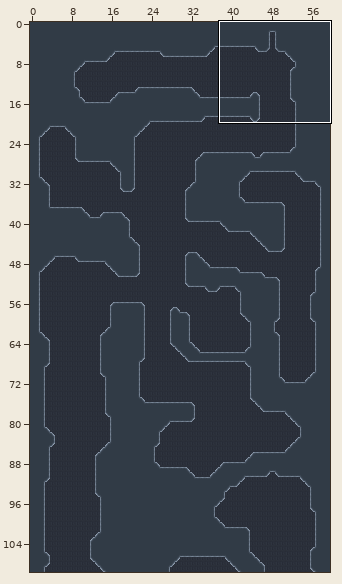
Tiled map: assets/map/level00.tmx. Above: a wide view before the commit, with the close-up outlined.
Close-up. Before the edit:
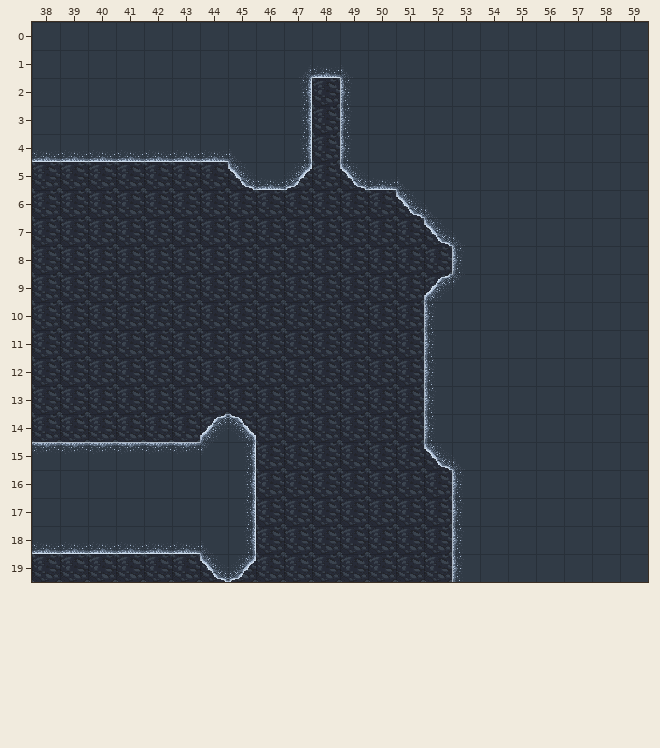
Cells are 32x32 px. Shown: x 38..59, y 0..19. The commit also changed other parts of the map, which this record leaves out.
Once edited:
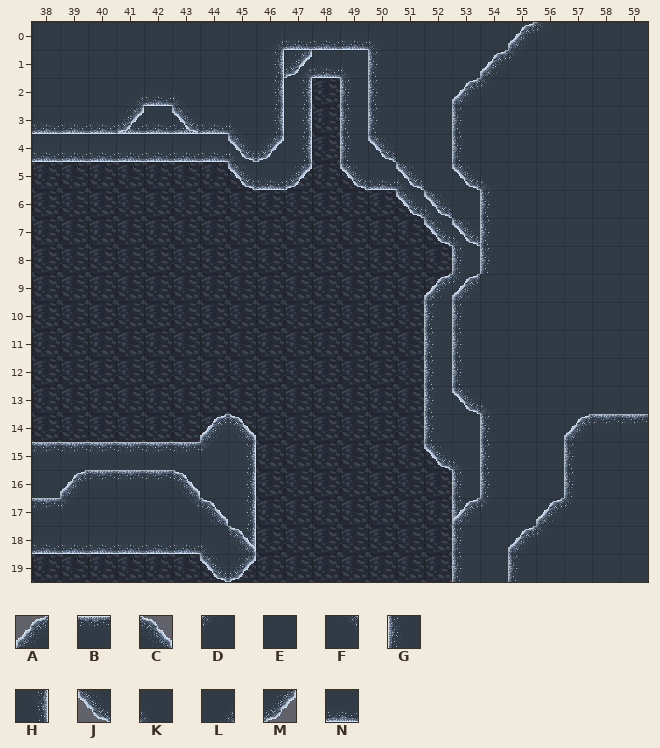
Key: from "slopes": A 11, B 12, C 14, D 20, E 21, F 23, G 28, H 33, J 37, K 38, L 41, M 42, N 48.
_ is an empty cell, . an unchanged one.
Tiles of an added or newly shown layer are drawn over the layers below it.
Difference:
--- layer "background"
@@ x 41..43 @@
- 3 E.E
+ 3 N.N
--- layer "forground" (added)
@@ x 38..59 @@
- 0 ........_____....__...
- 1 ........__.._...__....
- 2 ...___.._..._..__.....
- 3 _________..._.._......
- 4 .......__..._.._......
- 5 ............._.__.....
- 6 .............._._.....
- 7 ...............__.....
- 8 ................_.....
- 9 ..............._......
-10 ..............._......
-11 ..............._......
-12 ..............._......
-13 ...............__.....
-14 ................_..___
-15 ................_.._..
-16 ._____.........._.._..
-17 __...__........__.__..
-18 ......._.........__...
-19 ................._....
+ 0 ........LNNNK....AD...
+ 1 ........HM..G...AD....
+ 2 ...LNK..H...G..AD.....
+ 3 NNNMNJNKH...G..G......
+ 4 .......JM...J..G......
+ 5 .............J.JK.....
+ 6 ..............J.G.....
+ 7 ...............JG.....
+ 8 ................G.....
+ 9 ...............A......
+10 ...............G......
+11 ...............G......
+12 ...............G......
+13 ...............JK.....
+14 ................G..ABB
+15 ................G..G..
+16 .ABBBC..........G..G..
+17 BD...FC........AD.AD..
+18 .......C.........AD...
+19 .................G....
Changed places in both close-ups, as pixel boxes (x1, y1, x2, y2):
changed: (32, 22, 648, 582)
